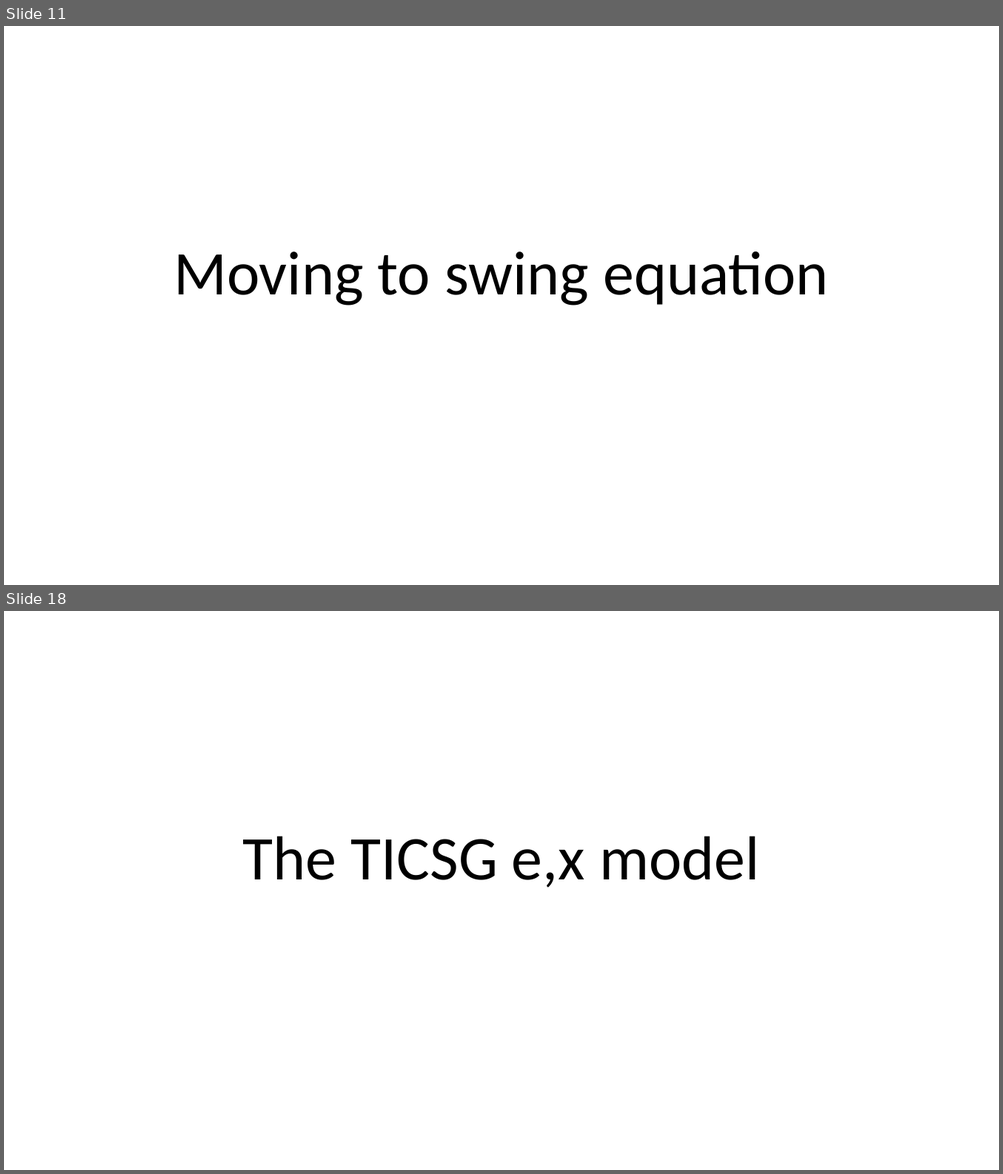
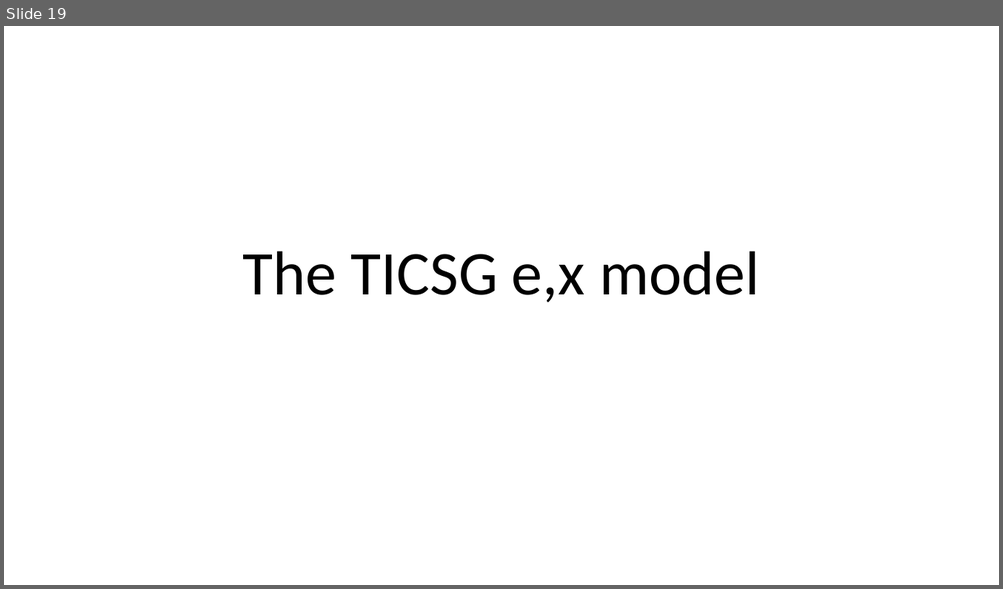
Before and after one commit to eladven/thesis, a slide deck: Presentations/Seminar.pptx. Shown one above the other, each under a label of ours: slides 11 and 18 before the commit, slide 19 after it; the slides between them are not shown. The pictures are 1003x1174 and 1003x589 pixels, drawn with LibreOffice and Linux fonts; fonts in the diff are those of the drawing. Boxes give left, top, right and bottom in pixels: in the first picture for what was removed or moved away, otherwise in the second. Text is boxed around its words. In the diff, an @@ line names an element or a change of style, - is before the commit and + after.

```diff
--- a/Presentations/Seminar.pptx
+++ b/Presentations/Seminar.pptx
@@ slide 11 removed at (x1=4, y1=26, x2=999, y2=585), background #FFFFFF @@
@@ title removed at (x1=173, y1=252, x2=828, y2=306) @@
-Moving to swing equation
@@ what was slide 18 is now slide 19 @@
```
Also in this commit, not shown: 18 slides added, 16 other slides removed, 1 other file.
